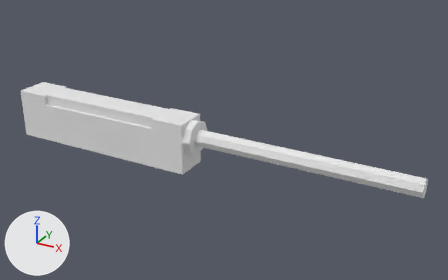
What one commit did to the Blender file SourceAssets/MountedGun.blend.
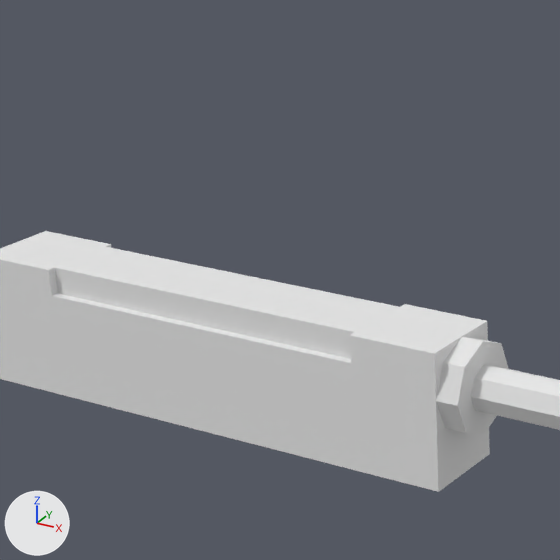
There are two pictures of each version: one whole from a 50 mm lens placed at (23.2, -27.4, 15.9), pointed at (7.7, 0.8, 1.8), one close up on the part from 6% to 50% of the width and 0% to 71% of the height. Lighting does not change. The marker at lower left points along +X, +Y and +Z. The same objects are shown in both versions, whatever each file hides.

The scene before the commit, as lines of its bpy script (objects in view):
```python
me_cube = bpy.data.meshes.new('Cube')
me_cube.from_pydata(...)  # 72 vertices, 62 faces; spans x -6.0..19.0, y -1.0..1.0, z 0.0..3.0
me_cube.materials.append(mat_material)  # white #e7e7e7
ob_mountedgun = bpy.data.objects.new('MountedGun', me_cube)
ob_mountedgun.location = (0.0, 0.0, 0.0)
```
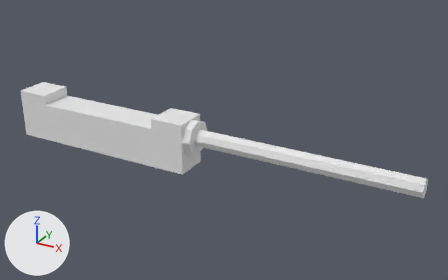
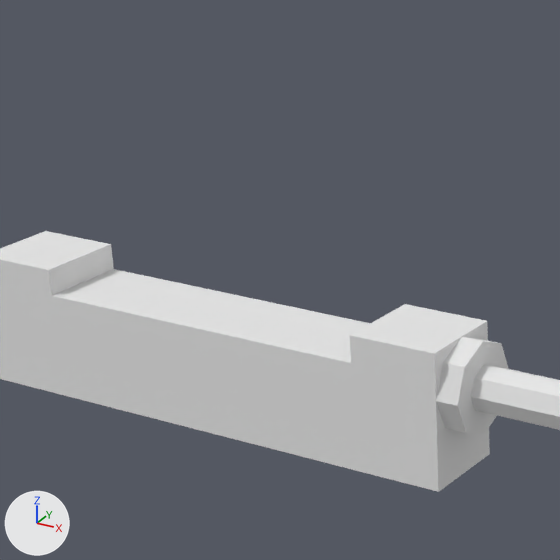
Changed parts and their boxes [x1, y1, x2, y2] in the close-ups (560 x 560 px):
part 1 of me_cube, deleted
    before: [55, 247, 399, 359]

Patch to the scene script:
```diff
--- a/SourceAssets/MountedGun.blend.py
+++ b/SourceAssets/MountedGun.blend.py
@@ me_cube @@
 me_cube.from_pydata(...)  # 72 vertices, 62 faces; spans x -6.0..19.0, y -1.0..1.0, z 0.0..3.0
 # used by ob_mountedgun; location = (0.0, 0.0, 0.0)
+# me_cube part 1: the loose piece of 8 vertices spanning x -4.0..4.0, y -0.8..0.8, z 2.4..3.0 is deleted
 me_cube.materials.append(mat_material)
```
